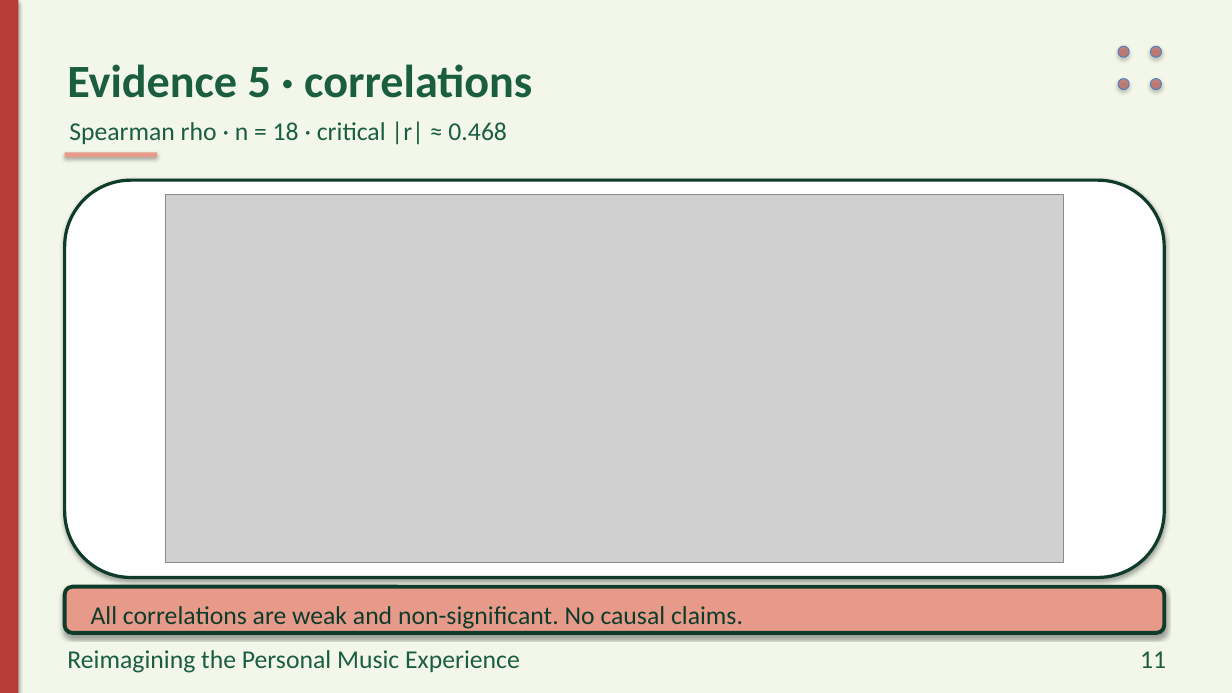
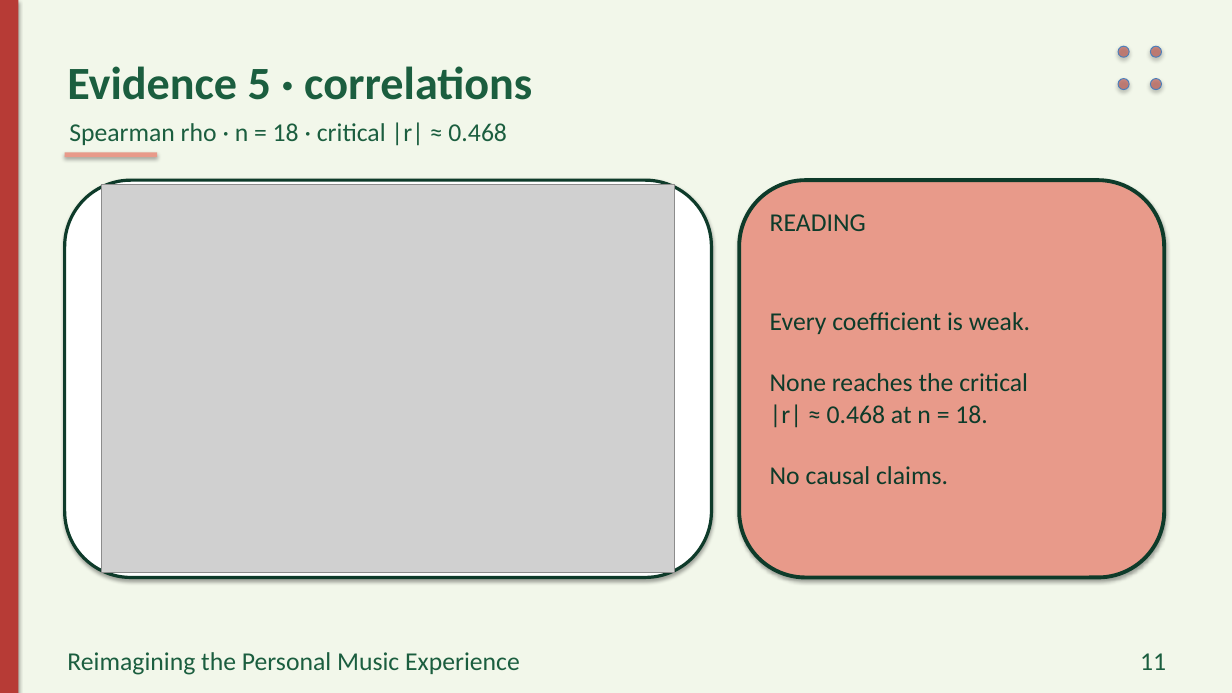
Before and after one commit to preet-kamdar/design-thinking-sem3, a slide deck: slide 11 of docs/Presentation.pptx. Drawn at 1232x693 pixels with LibreOffice and Linux fonts; fonts in the diff are those of the drawing; grey boxes stand for pictures. Boxes give left, top, right and bottom in pixels: in the first picture for what was removed or moved away, otherwise in the second. Text is boxed around its words. In the diff, an @@ line names an element or a change of style, - is before the commit and + after.

```diff
--- a/docs/Presentation.pptx
+++ b/docs/Presentation.pptx
@@ rounded rectangle: place and size @@
-rounded rectangle at box(65, 180, 1165, 578)
+rounded rectangle at box(65, 180, 712, 578)
@@ picture: place and size @@
-picture at box(165, 195, 1065, 563)
+picture at box(102, 185, 676, 573)
@@ rounded rectangle: place and size @@
-rounded rectangle at box(65, 587, 1165, 633)
+rounded rectangle at box(739, 180, 1165, 578)
@@ text added at box(770, 214, 866, 231), 20 pt, text #0E3B2A @@
+READING
@@ text added at box(770, 312, 1030, 484), 20 pt, text #0E3B2A @@
+Every coefficient is weak.
+None reaches the critical
+|r| ≈ 0.468 at n = 18.
+No causal claims.
@@ text removed at box(91, 606, 743, 629) @@
-All correlations are weak and non-significant. No causal claims.
@@ vertical alignment top to middle in 3 elements at box(67, 66, 532, 100), box(67, 652, 520, 675), box(1140, 653, 1166, 670) @@
```
Also in this commit, not shown: 19 other slides changed, 12 other files.
